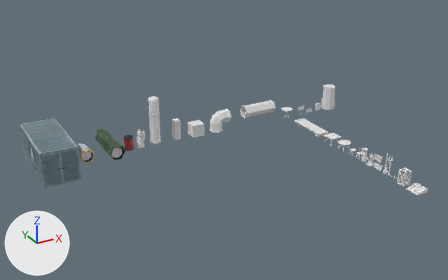
What one commit did to the Blender file Assets/Models/Enviroment/EnvironmentProps.blend.
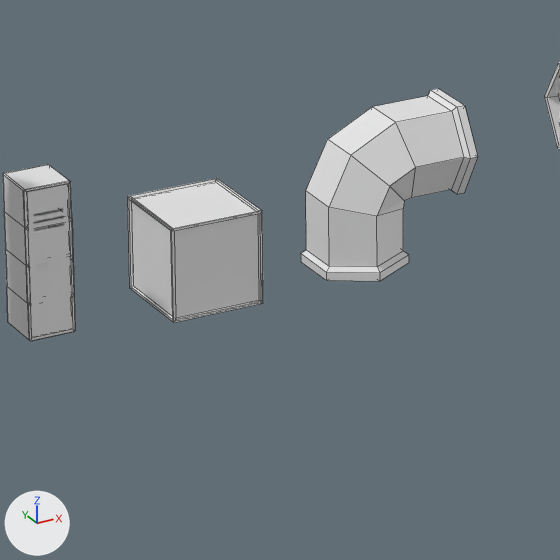
The first picture shows the older version from a camera (50 mm lens) standing at (-17.0, -82.1, 39.3) and looking at (21.9, -11.3, 3.9). The close-ups show both versions on the part from 38% to 54% of the width and 35% to 60% of the height of that picture; other places that the commit changed are outside them. Arrows for +X, +Y and +Z are at lower left; the lights stay in place. The close-ups show mesh edges as thin lines.

Names of what the first close-up shows: 'Box', 'Door', 'Locker', 'PipeBend'.
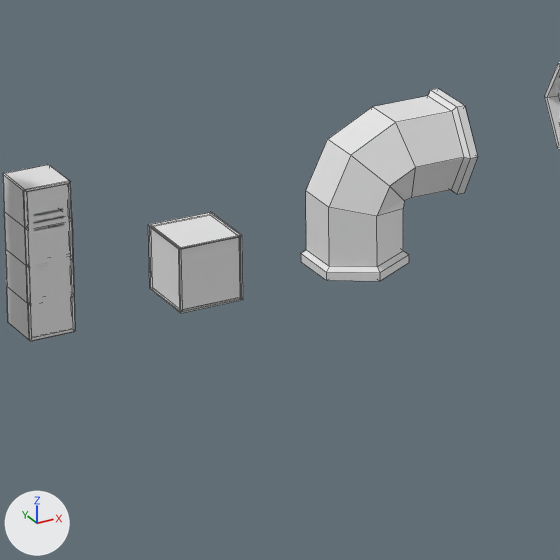
Location of each change, (x1, y1, x2, y2) in pixels of the close-ups (560 x 560 px):
'Box', mesh rescaled, moved (29% narrower, 30% shorter): before (128, 178, 263, 323); after (148, 212, 243, 313)

The edits, one by one:
me_cube_006 has 56 vertices, 54 faces and spans x -1.0..1.0, y -1.0..1.0, z -0.1..1.9.
me_cube_006 is used by ob_box; location (23.3, 0.5, 0.1).
me_cube_006 part 1: the whole mesh is scaled about its middle by 0.7, then moved by (0.0, 0.0, -0.2).
Object 'Box' (ob_box) moves from (23.3, 0.5, 0.1) to (23.3, 0.5, 0.03).
